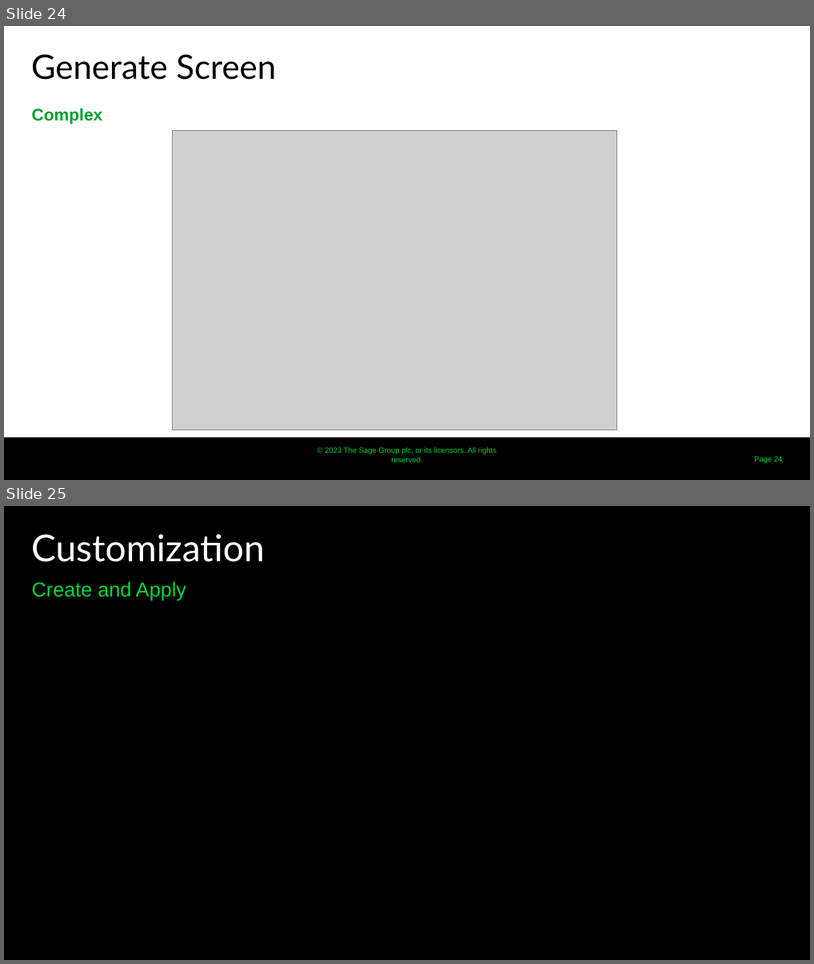
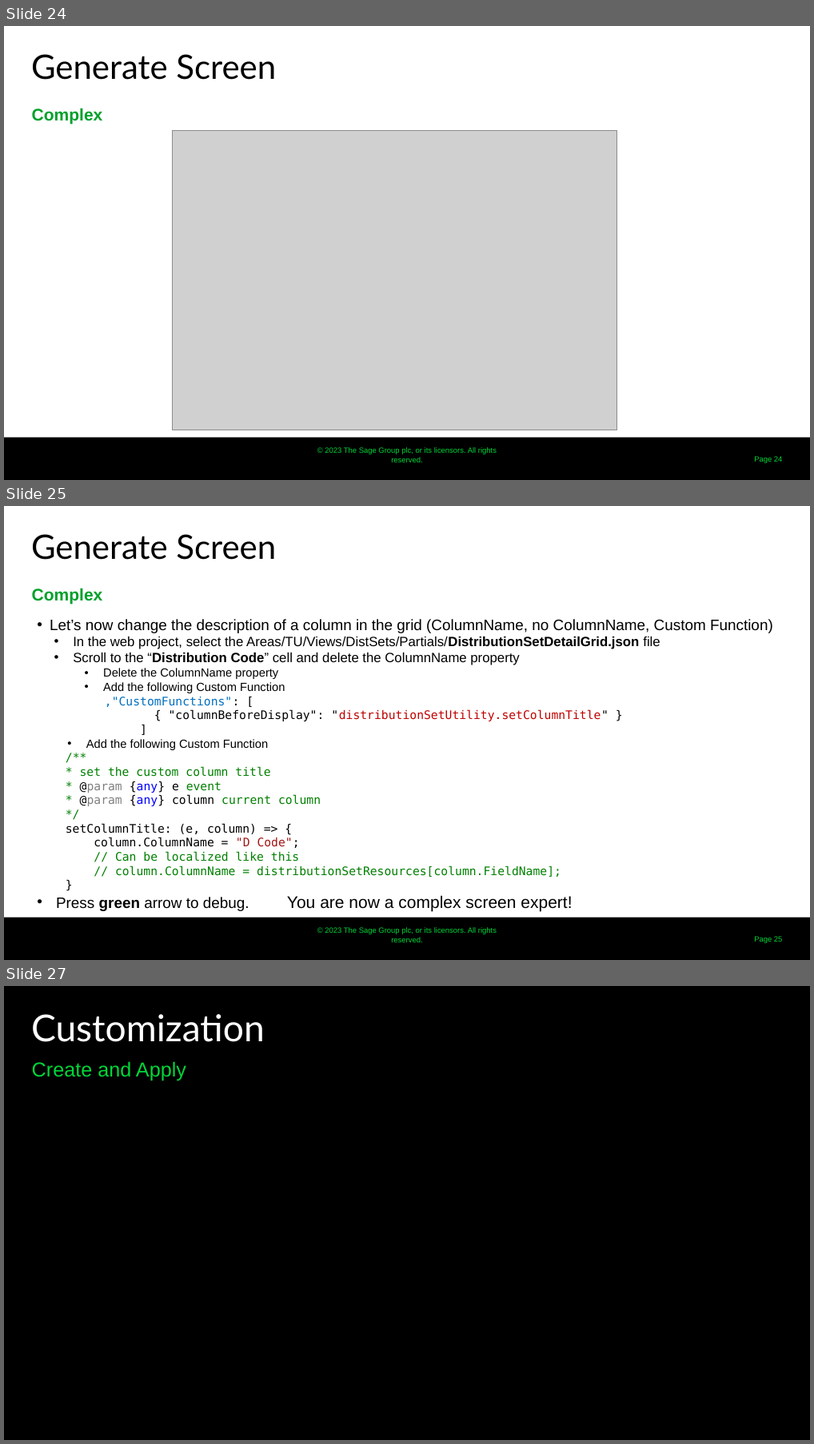
Before and after one commit to SageNADev/Sage300-SDK, a slide deck: docs/presentations/Sage300TechnicalSessionHandsOn.pptx. Shown one above the other, each under a label of ours: slides 24 and 25 before the commit, slides 24, 25 and 27 after it; the slides between them are not shown. The pictures are 814x964 and 814x1444 pixels, drawn with LibreOffice and Linux fonts; fonts in the diff are those of the drawing; grey boxes stand for pictures; background and template pictures are left out. Boxes give left, top, right and bottom in pixels: in the first picture for what was removed or moved away, otherwise in the second. Text is boxed around its words. In the diff, an @@ line names an element or a change of style, - is before the commit and + after.

```diff
--- a/docs/presentations/Sage300TechnicalSessionHandsOn.pptx
+++ b/docs/presentations/Sage300TechnicalSessionHandsOn.pptx
@@ slide 25 added at (4, 506, 810, 960), background #FFFFFF; not listed: 2 template elements that a slide beside it also shows @@
@@ title added at (31, 534, 276, 560), 40 pt, text #000000 @@
+Generate Screen
@@ text added at (32, 588, 103, 604), 20 pt, text #00A02B, bold @@
+Complex
@@ text added at (50, 619, 774, 912), 14 pt, text #000000 @@
+• Let’s now change the description of a column in the grid (ColumnName, no ColumnName, Custom Function)
+  • In the web project, select the Areas/TU/Views/DistSets/Partials/DistributionSetDetailGrid.json file
+  • Scroll to the “Distribution Code” cell and delete the ColumnName property
+    • Delete the ColumnName property
+    • Add the following Custom Function
+    ,"CustomFunctions": [
+    { "columnBeforeDisplay": "distributionSetUtility.setColumnTitle" }
+    ]
+  • Add the following Custom Function
+/**
+* set the custom column title
+* @param {any} e event
+* @param {any} column current column
+*/
+setColumnTitle: (e, column) => {
+column.ColumnName = "D Code";
+// Can be localized like this
+// column.ColumnName = distributionSetResources[column.FieldName];
+}
+• Press green arrow to debug. You are now a complex screen expert!
@@ text added at (259, 645, 360, 662), 20 pt, text #FFFFFF @@
+Web Screens
@@ page number added at (754, 936, 783, 943), 9 pt, text #00D639 @@
+Page 25
@@ what was slide 25 is now slide 27 @@
```
Also in this commit, not shown: 7 slides changed, 1 other slide added, 1 other file.
